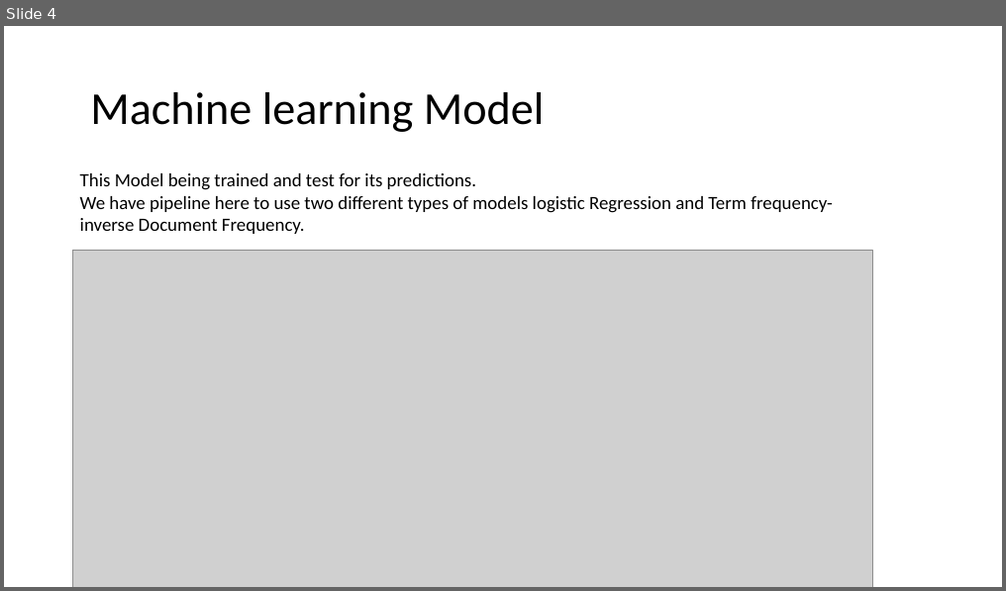
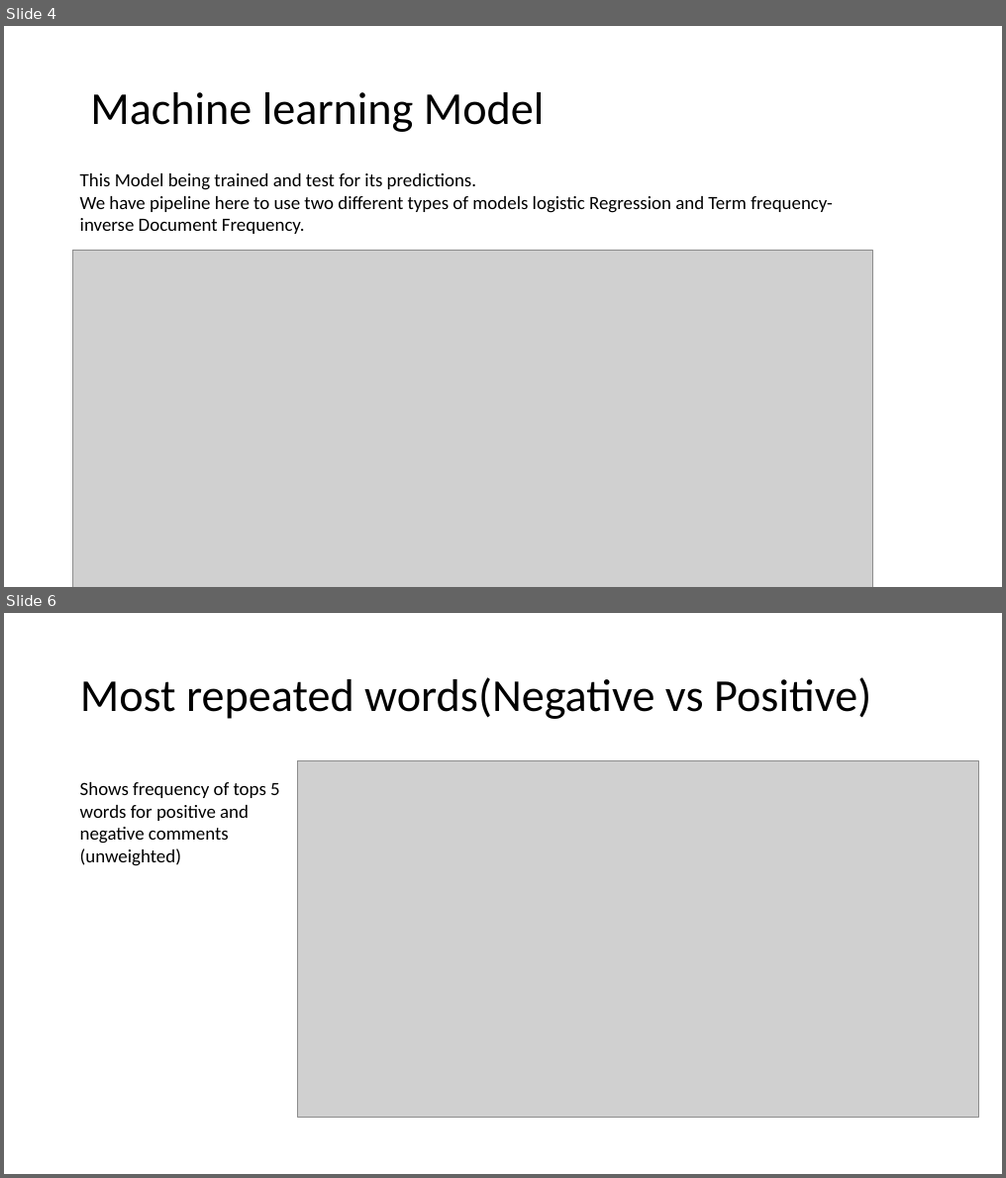
Before and after one commit to Cookieking2490/Data-science-project, a slide deck: reports/Presentation and poster/Data science presentation.pptx. Shown one above the other, each under a label of ours: slide 4 before the commit, slides 4 and 6 after it; the slides between them are not shown. The pictures are 1006x591 and 1006x1178 pixels, drawn with LibreOffice and Linux fonts; fonts in the diff are those of the drawing; grey boxes stand for pictures. Boxes give left, top, right and bottom in pixels: in the first picture for what was removed or moved away, otherwise in the second. Text is boxed around its words. In the diff, an @@ line names an element or a change of style, - is before the commit and + after.

```diff
--- a/reports/Presentation and poster/Data science presentation.pptx
+++ b/reports/Presentation and poster/Data science presentation.pptx
@@ slide 6 added at (x1=4, y1=613, x2=1002, y2=1174), background #FFFFFF @@
@@ title added at (x1=80, y1=677, x2=871, y2=719), 44 pt, text #000000 @@
+Most repeated words(Negative vs Positive)
@@ text added at (x1=80, y1=782, x2=280, y2=866), 18 pt, text #000000 @@
+Shows frequency of tops 5 words for positive and negative comments (unweighted)
@@ picture added at (x1=297, y1=761, x2=979, y2=1118) @@
```
Also in this commit, not shown: 1 slide changed, 4 other slides added, 1 other file.
